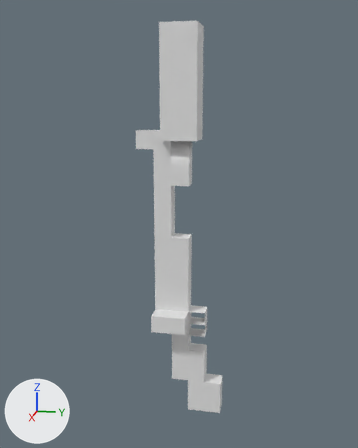
The OBJ model docs/model/laser_blade_801.obj, before and after one commit.
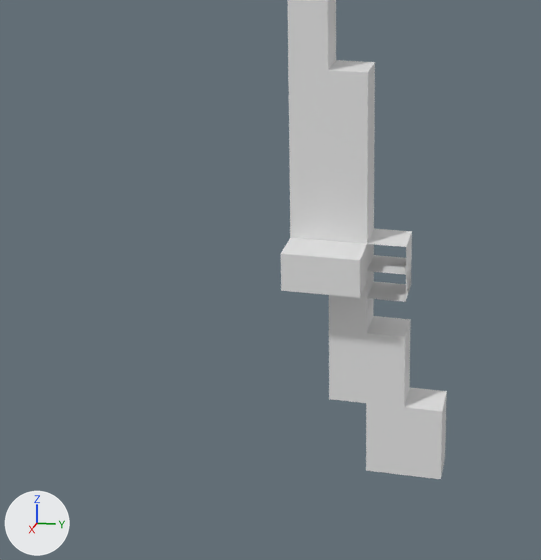
Old and new are each drawn whole from a camera (50 mm lens) standing at (1.708, 0.301, 1.158) and looking at (0.003, -0.041, 0.732) and again close up on the part from 9% to 73% of the width and 46% to 100% of the height. Arrows for +X, +Y and +Z are at lower left; the lights stay in place. Where no turn or scale is listed for an object, it has been applied to the vertices. Vertices at the same position are counted once.

Script lines for the objects in view, before the commit:
```python
me_laser_blade_801 = bpy.data.meshes.new('laser_blade_801')
me_laser_blade_801.from_pydata(...)  # 103 vertices, 82 faces; spans x -0.062..0.094, y -0.187..0.125, z 0.0..1.406
# before: 10 (0.031, 0.063, 0.125) at pixel (404, 407), 11 (0.031, -0.062, 0.125) at pixel (329, 399), 13 (-0.031, 0.063, 0.125) at pixel (409, 387), 15 (-0.031, -0.062, 0.125)
ob_laser_blade_801 = bpy.data.objects.new('laser_blade_801', me_laser_blade_801)
ob_laser_blade_801.location = (0.0, 0.0, 0.0)
```
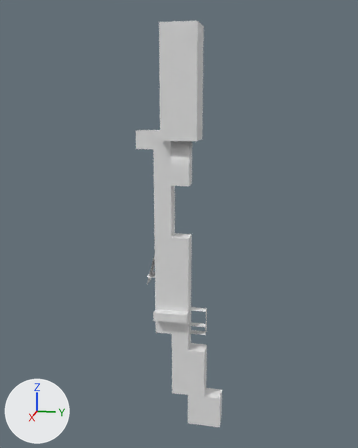
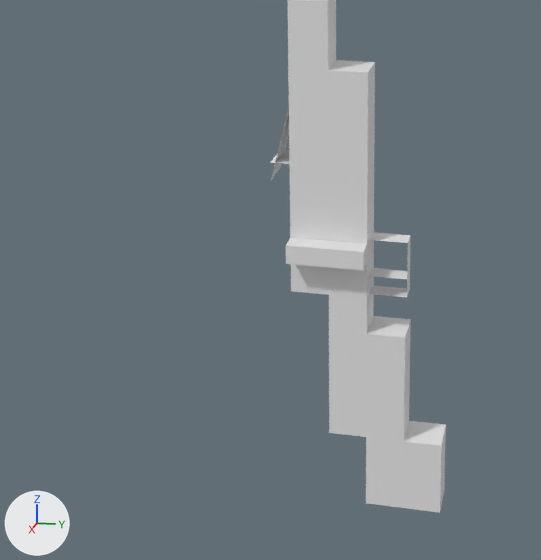
Commit message: Fix Laser Blade internal model type 801

Changed parts and their boxes (x1, y1, x2, y2) in the close-ups (541 x 560 px; the box of a moved part takes in the faces that stretch with it):
'laser_blade_801', reshaped
    before: (281, 0, 447, 479)
    after: (270, 0, 446, 513)
part 1 of me_laser_blade_801, moved or reshaped
    before: (366, 387, 447, 479)
    after: (366, 421, 446, 513)
part 2 of me_laser_blade_801, deleted
    before: (367, 255, 406, 275)
part 3 of me_laser_blade_801, moved or reshaped
    before: (329, 320, 411, 407)
    after: (329, 320, 411, 441)
part 4 of me_laser_blade_801, moved or reshaped
    before: (281, 229, 412, 302)
    after: (270, 108, 411, 297)

The change in detail:
me_laser_blade_801 is used by ob_laser_blade_801; location (0.0, 0.0, 0.0).
Verts and faces of me_laser_blade_801; kept vertices keep their numbers, new ones are numbered from 103.
me_laser_blade_801 had 103 vertices, 82 faces and spanned x -0.062..0.094, y -0.187..0.125, z 0.0..1.406.
me_laser_blade_801 now has 114 vertices, 85 faces and spans x -0.062..0.062, y -0.187..0.125, z -0.063..1.406.
me_laser_blade_801 part 1: the loose piece of 8 vertices spanning x -0.031..0.031, y 0.0..0.125, z 0.0..0.125 is moved by (0.0, 0.0, -0.063).
me_laser_blade_801 part 2: the loose piece of 4 vertices spanning x -0.031..0.031, y 0.0..0.063, z 0.359 is deleted.
Part 3, on me_laser_blade_801:
Vertex 10 moves to (0.031, 0.063, 0.062), pixel (403, 441).
Vertex 13 moves to (-0.031, 0.063, 0.062), pixel (409, 420).
Vertex 11 moves to (0.031, -0.062, 0.063), pixel (329, 432).
Vertex 15 moves to (-0.031, -0.062, 0.063).
Part 4, on me_laser_blade_801:
13 vertices are removed from x -0.031..0.094, y -0.125..0.063, z 0.312..0.406.
10 faces are deleted.
22 vertices are added at x -0.031..0.062, y -0.156..0.063, z 0.312..1.062.
6 new vertices lie (0.032, 0.0, 0.0) away from vertices in x -0.016, y 0.0..0.063, z 0.312..0.406.
14 new faces join them.
